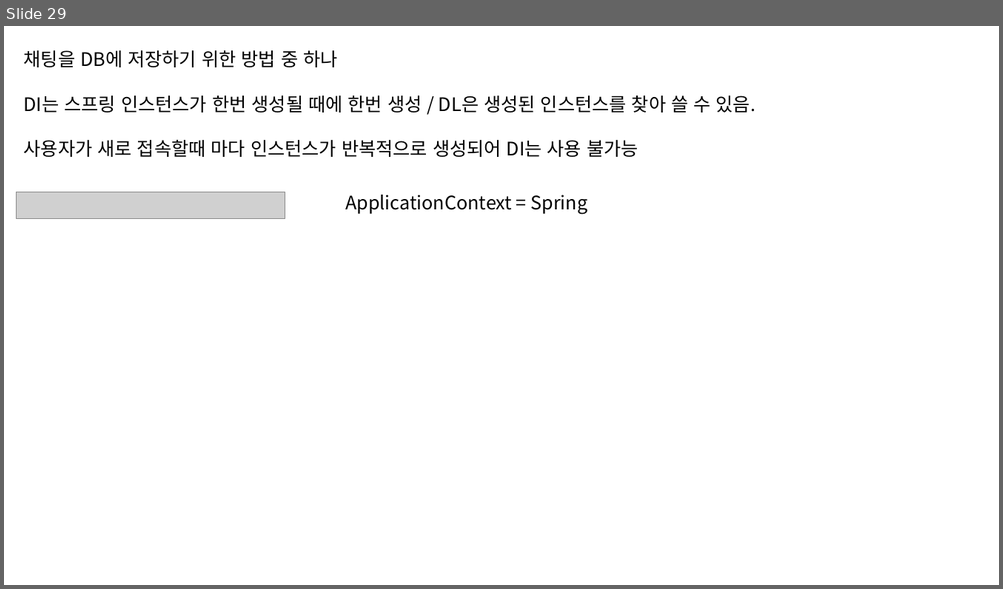
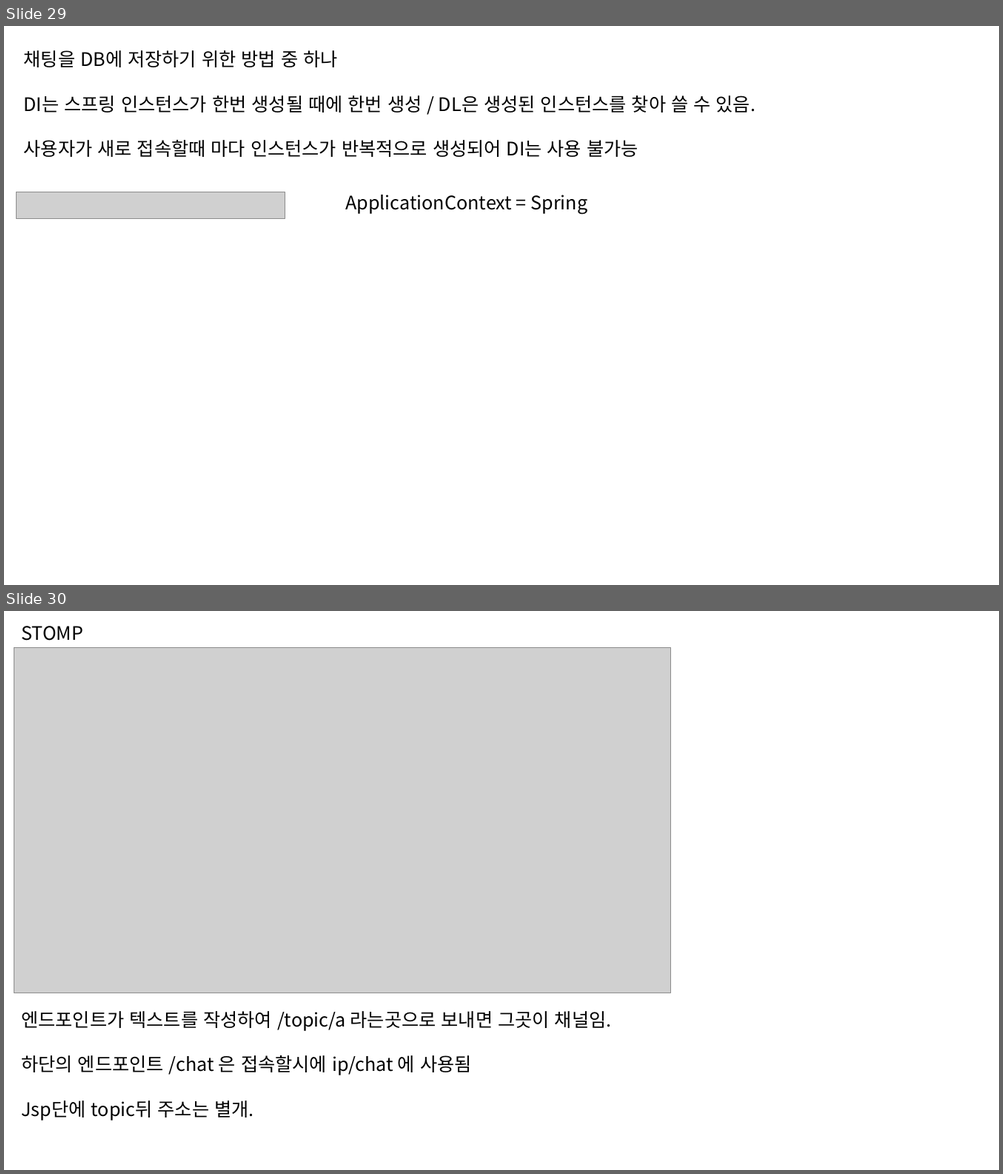
Before and after one commit to HSungJun/AfterSemi, a slide deck: STSWorkspace/Spring.pptx. Shown one above the other, each under a label of ours: slide 29 before the commit, slides 29 and 30 after it. The pictures are 1003x589 and 1003x1174 pixels, drawn with LibreOffice and Linux fonts; fonts in the diff are those of the drawing; grey boxes stand for pictures. Boxes give left, top, right and bottom in pixels: in the first picture for what was removed or moved away, otherwise in the second. Text is boxed around its words. In the diff, an @@ line names an element or a change of style, - is before the commit and + after.

Commit message:
stomp,intrceptor

```diff
--- a/STSWorkspace/Spring.pptx
+++ b/STSWorkspace/Spring.pptx
@@ slide 30 added at [4, 611, 999, 1170], background #FFFFFF @@
@@ text added at [21, 626, 83, 641], 18 pt, text #000000 @@
+STOMP
@@ picture added at [14, 647, 670, 994] @@
@@ text added at [21, 1011, 612, 1121], 18 pt, text #000000 @@
+엔드포인트가 텍스트를 작성하여 /topic/a 라는곳으로 보내면 그곳이 채널임.
+하단의 엔드포인트 /chat 은 접속할시에 ip/chat 에 사용됨
+Jsp단에 topic뒤 주소는 별개.
```
Also in this commit, not shown: 2 other slides added, 45 other files.
